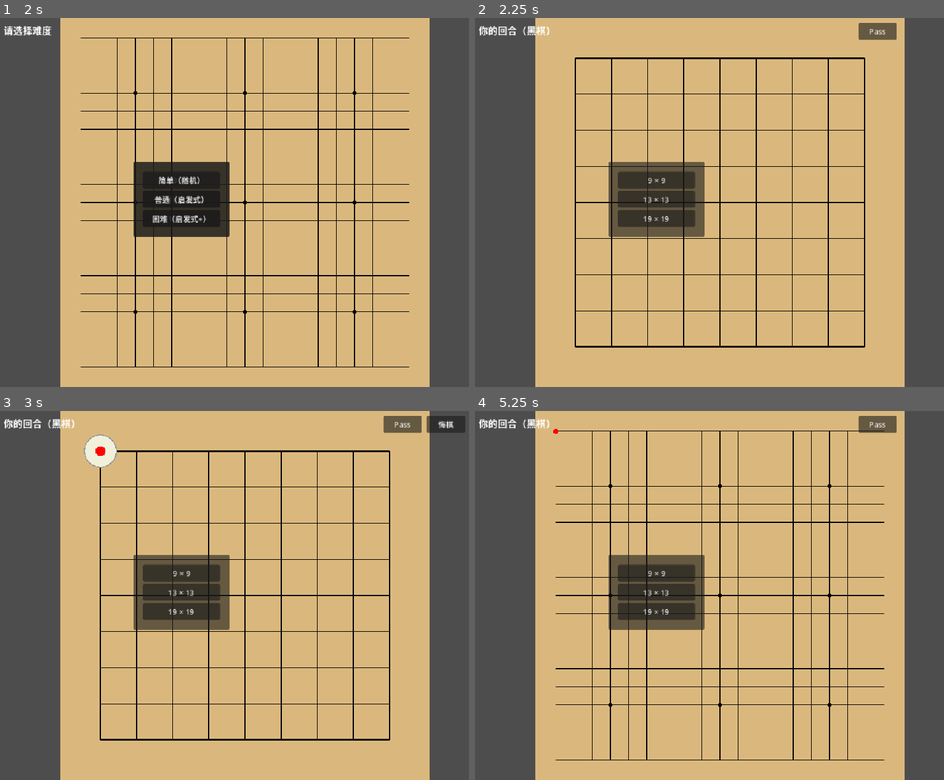
Above: before the commit, frames 1-4 (two rows, left to right).
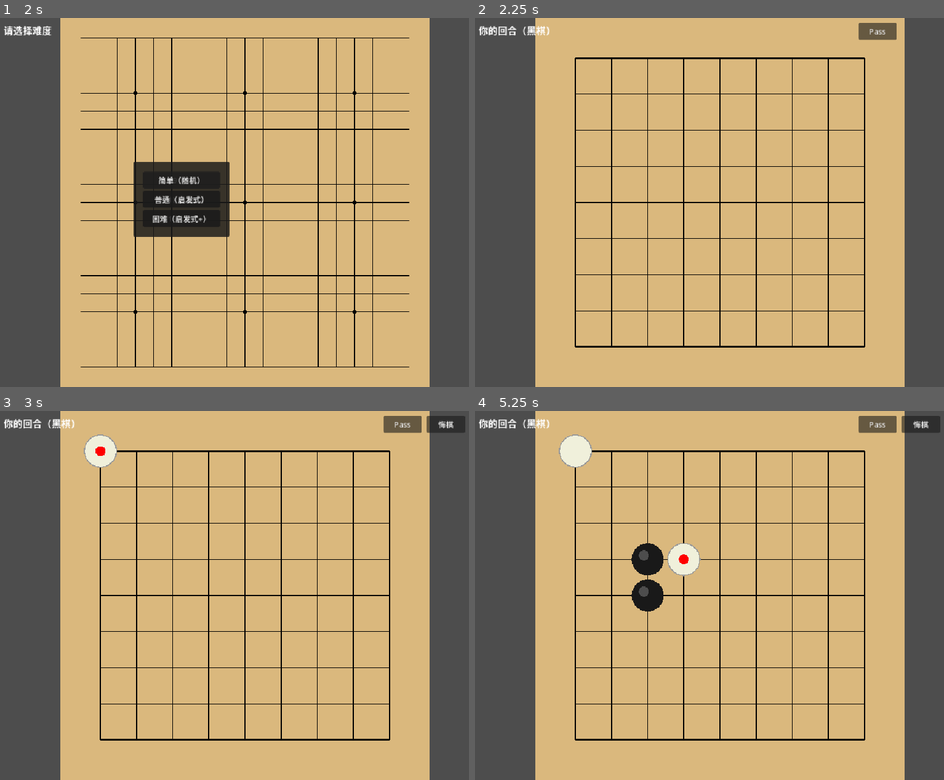
Above: after the commit, the same moments.

Repository: SSSxSSSxSSS/WeiQi
Game: Godot game, scene res://src/scenes/main.tscn
The game is run twice, just before and just after one commit, with the same random seed, the same clock (stepped at 60 frames per second) and the same inputs.
Inputs (mouse positions are in pixels of both pictures, inside the frame that each line leads up to):
- Up to frame 1 (2 s): click "执黑先手" at 0.5 s; click "9 × 9" at 1.25 s
- Up to frame 2 (2.25 s): click "13 × 13" at 2 s
- Up to frame 3 (3 s): click "Pass" at 2.75 s
- Up to frame 4 (5.25 s): click "悔棋" at 3.5 s; click (657, 610) at 4.25 s, where only the run before the commit has a clickable "19 × 19"; click (657, 573) at 5 s, where only the run before the commit has a clickable "简单（随机）"

Frame 1 is identical in both runs. In frame 2, 3.9% of the frame differs, in the area x 28-49%, y 39-60%; in frame 3, 3.9%; in frame 4, 10%, in the area x 16-100%, y 1-95%.

Commit message:
fix: 全部 Board.SIZE → board.size（修复 9×9/13×13 越界）+ 隐藏 size_panel

Diff:
--- a/src/ai/ai_heuristic.gd
+++ b/src/ai/ai_heuristic.gd
@@ -14,8 +14,8 @@
     var candidates: Array[Dictionary] = []  # [{pos, score}]
     var opponent: Stone.Type = Stone.opponent(color)
 
-    for row in Board.SIZE:
-        for col in Board.SIZE:
+    for row in board.size:
+        for col in board.size:
             var test_board: Board = board.clone()
             var rules: GoRules = GoRules.new()
             var result: MoveResult = rules.play_move(test_board, row, col, color)
--- a/src/ai/ai_random.gd
+++ b/src/ai/ai_random.gd
@@ -5,8 +5,8 @@
 ## 从所有合法落子中随机选一个，无合法落子则 pass
 func get_move(board: Board, color: Stone.Type) -> Vector2i:
     var candidates: Array[Vector2i] = []
-    for row in Board.SIZE:
-        for col in Board.SIZE:
+    for row in board.size:
+        for col in board.size:
             var test_board: Board = board.clone()
             var rules: GoRules = GoRules.new()
             var result: MoveResult = rules.play_move(test_board, row, col, color)
--- a/src/core/rules.gd
+++ b/src/core/rules.gd
@@ -39,8 +39,8 @@
     var my_group: Dictionary = StoneGroup.build_group(board, Vector2i(row, col))
     if my_group["liberties"].size() == 0 and captured.size() == 0:
         # 还原棋盘
-        for r in Board.SIZE:
-            for c in Board.SIZE:
+        for r in board.size:
+            for c in board.size:
                 board.set_stone(r, c, board_copy.get_stone(r, c))
         return MoveResult.new(false, [], "suicide")
 
@@ -58,8 +58,8 @@
 ## 简单多项式哈希——只算棋子位置，忽略空位顺序
 func _hash_board(board: Board) -> int:
     var h: int = 0
-    for row in Board.SIZE:
-        for col in Board.SIZE:
+    for row in board.size:
+        for col in board.size:
             var s: int = board.get_stone(row, col)
             h = (h * 31 + s) & 0x7FFFFFFF
     return h
--- a/src/core/scoring.gd
+++ b/src/core/scoring.gd
@@ -5,16 +5,16 @@
 ## 中国规则计分，返回 { black_score, white_score, winner }
 static func score(board: Board, komi: float = 7.5) -> Dictionary:
     var visited: Array[Array] = []
-    for row in Board.SIZE:
+    for row in board.size:
         visited.append([])
-        for _col in Board.SIZE:
+        for _col in board.size:
             visited[row].append(false)
 
     var black_score: float = 0.0
     var white_score: float = 0.0
 
-    for row in Board.SIZE:
-        for col in Board.SIZE:
+    for row in board.size:
+        for col in board.size:
             var stone: Stone.Type = board.get_stone(row, col)
             if stone == Stone.Type.BLACK:
                 black_score += 1.0
--- a/src/game/game_controller.gd
+++ b/src/game/game_controller.gd
@@ -176,6 +176,7 @@
 	_start_game()
 
 func _start_game() -> void:
+	_size_panel.visible = false
 	_difficulty_panel.visible = false
 	_board = Board.new(_board_size)
 	_rules = GoRules.new()
--- a/test/unit/test_board.gd
+++ b/test/unit/test_board.gd
@@ -27,8 +27,8 @@
 # ------------------------------------------------------------
 func test_board_init_all_empty():
 	var board = Board.new()
-	for row in Board.SIZE:
-		for col in Board.SIZE:
+	for row in board.size:
+		for col in board.size:
 			assert_eq(board.get_stone(row, col), Stone.Type.EMPTY,
 				"位置 (%d,%d) 应为空" % [row, col])
 
